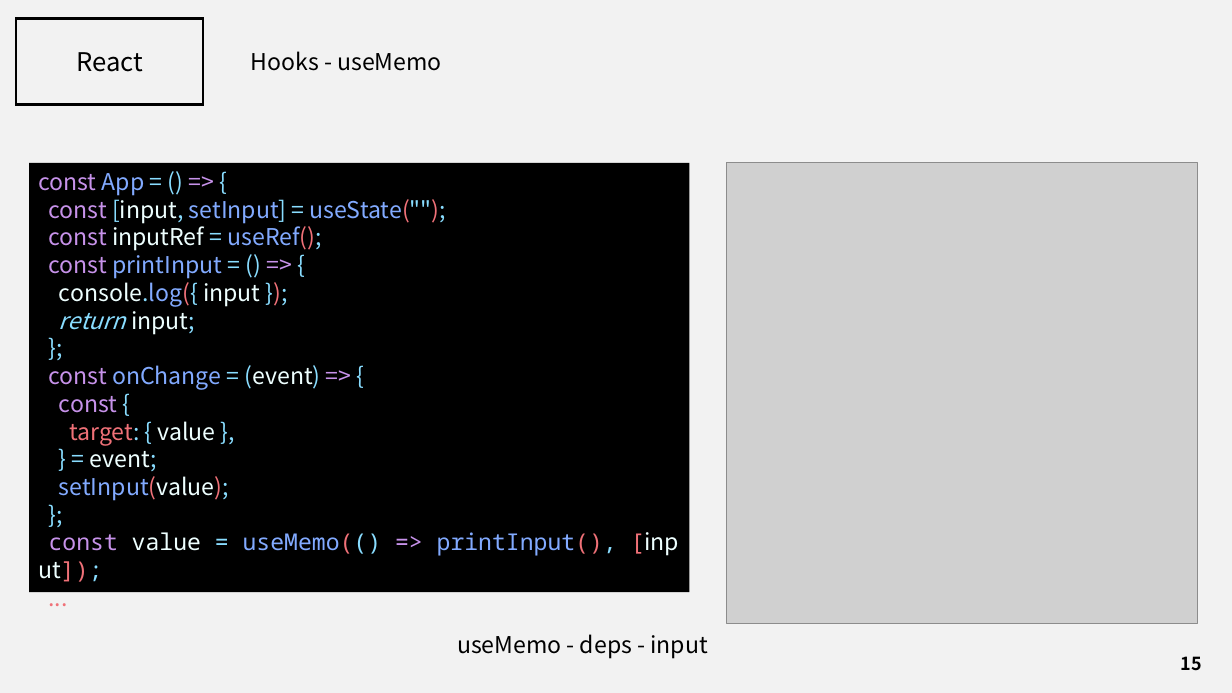
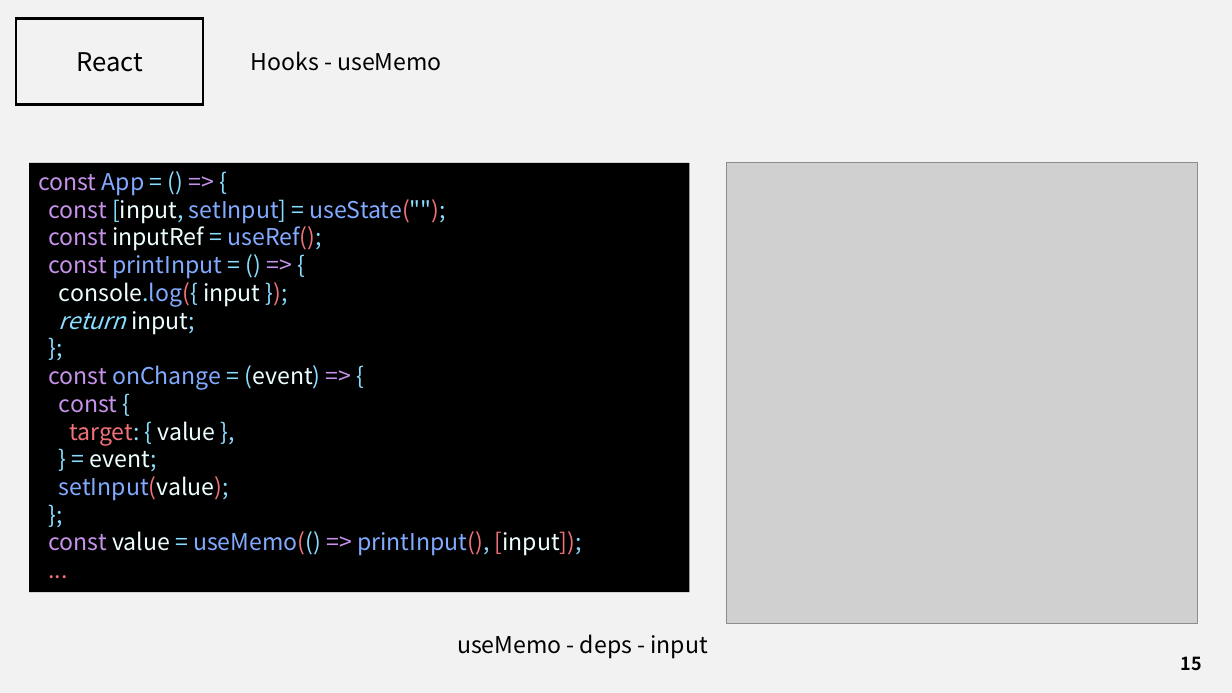
Before and after one commit to J3SUNG/Seminar, a slide deck: slide 15 of 210218_React_2.pptx. Drawn at 1232x693 pixels with LibreOffice and Linux fonts; fonts in the diff are those of the drawing; grey boxes stand for pictures. Boxes give left, top, right and bottom in pixels: in the first picture for what was removed or moved away, otherwise in the second. Text is boxed around its words. In the diff, an @@ line names an element or a change of style, - is before the commit and + after.

```diff
--- a/210218_React_2.pptx
+++ b/210218_React_2.pptx
@@ text in rectangle at box(49, 531, 582, 556): font Noto Sans Mono to Noto Sans CJK KR in "const value = useMemo(() => printInput(), [input]);" @@
```
Also in this commit, not shown: 5 other slides changed, 1 other file.
